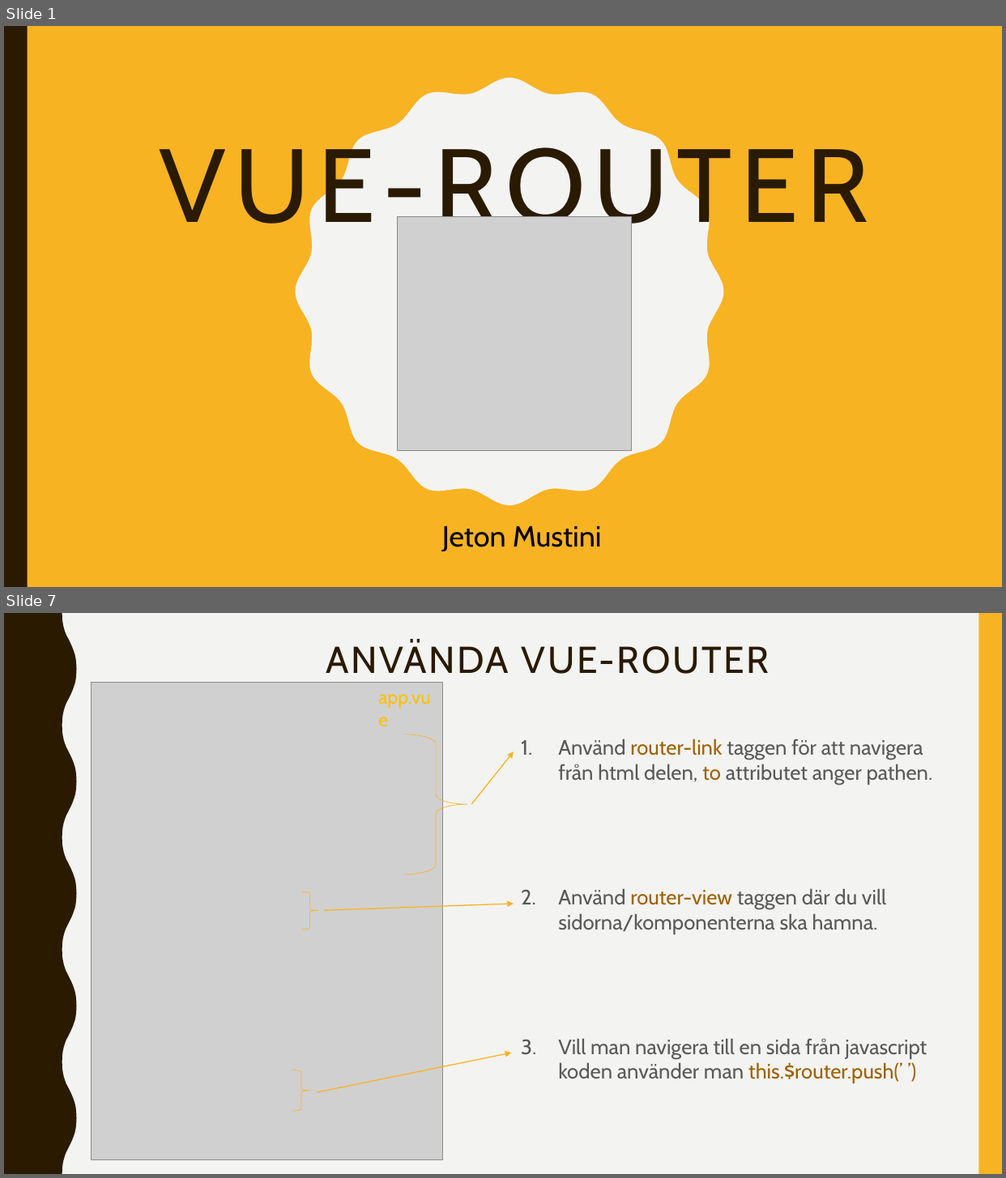
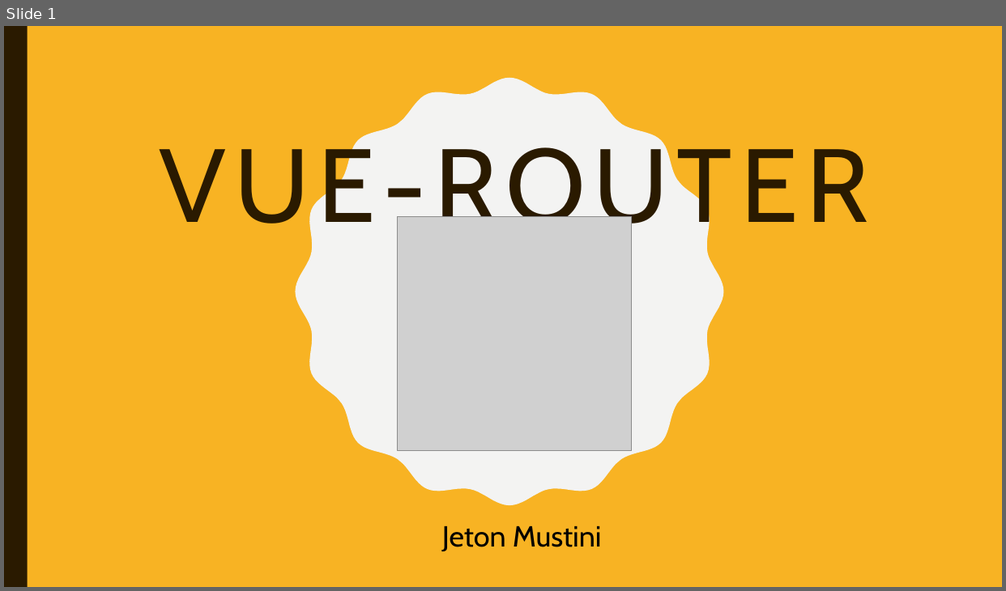
Before and after one commit to abbjetmus/programmering, a slide deck: Vue/Vue-Router.pptx. Shown one above the other, each under a label of ours: slides 1 and 7 before the commit, slide 1 after it; the slides between them are not shown. The pictures are 1006x1178 and 1006x591 pixels, drawn with LibreOffice and Linux fonts; fonts in the diff are those of the drawing; grey boxes stand for pictures. Boxes give left, top, right and bottom in pixels: in the first picture for what was removed or moved away, otherwise in the second. Text is boxed around its words. In the diff, an @@ line names an element or a change of style, - is before the commit and + after.

```diff
--- a/Vue/Vue-Router.pptx
+++ b/Vue/Vue-Router.pptx
@@ slide 7 removed at [4, 613, 1002, 1174], background #F3F3F2 @@
@@ freeform shape removed at [4, 613, 77, 1174] @@
@@ rectangle removed at [978, 613, 1002, 1174] @@
@@ title removed at [326, 641, 769, 674] @@
-ANVÄNDA VUE-ROUTER
@@ picture removed at [91, 682, 444, 1161] @@
@@ text removed at [378, 694, 430, 709] @@
-app.vue
@@ right brace removed at [404, 735, 467, 875] @@
@@ arrow removed from (472, 805) to (513, 752) @@
@@ text removed at [558, 739, 933, 1084] @@
-1. Använd router-link taggen för att navigera från html delen, to attributet anger pathen.
-2. Använd router-view taggen där du vill sidorna/komponenterna ska hamna.
-3. Vill man navigera till en sida från javascript koden använder man this.$router.push(’ ’)
@@ right brace removed at [301, 892, 318, 930] @@
@@ arrow removed from (325, 910) to (513, 905) @@
@@ right brace removed at [292, 1071, 310, 1111] @@
@@ arrow removed from (317, 1093) to (512, 1053) @@
```
Also in this commit, not shown: 3 slides changed, 4 slides added, 3 other slides removed.
